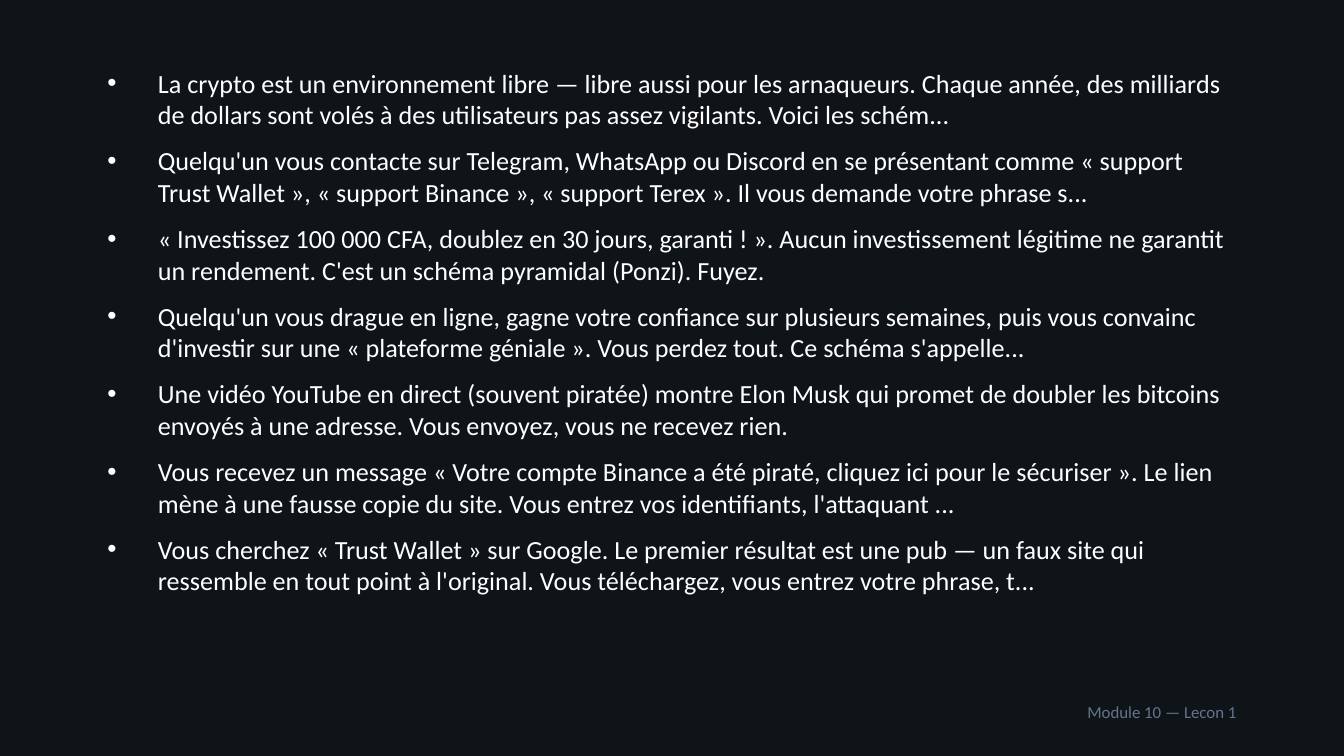
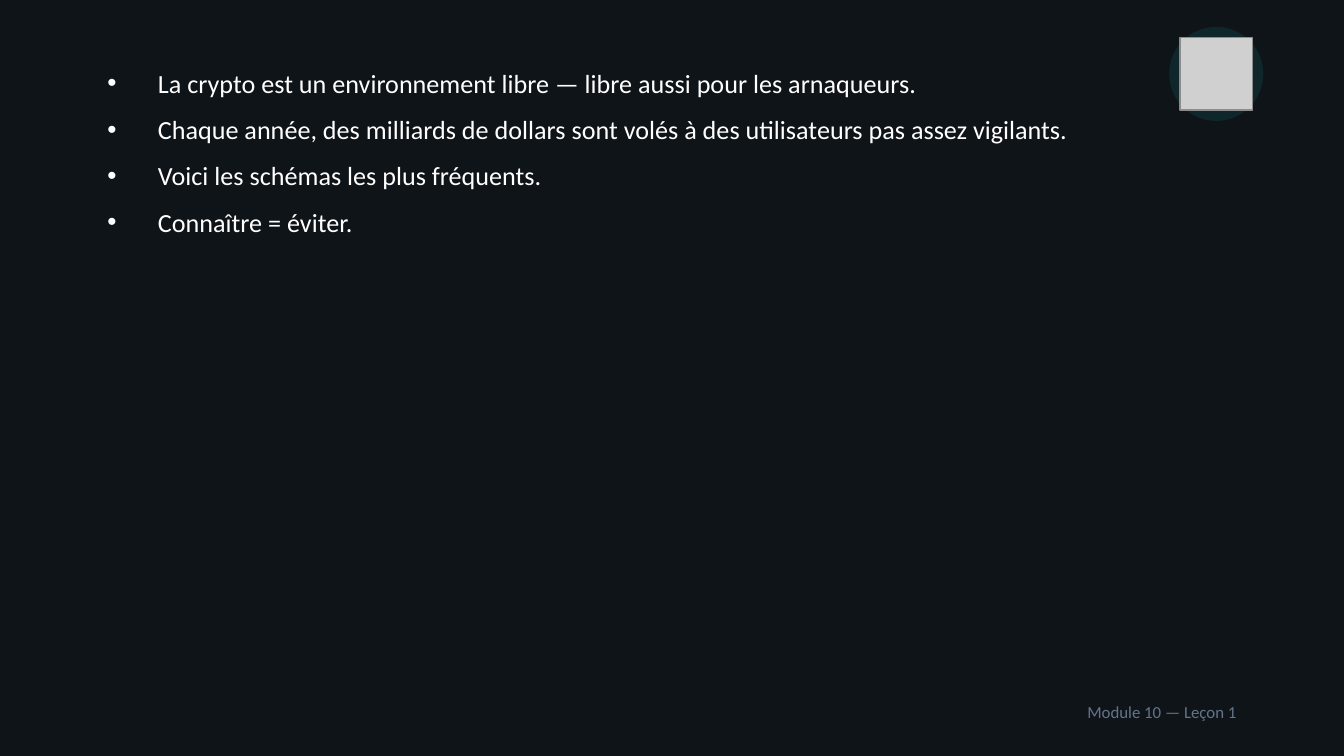
Before and after one commit to ooble27/acheter-tether-avec-terex, a slide deck: slide 4 of public/course-materials/pptx/Module-10-Sécurité-arnaques-phishing-bonnes-pratiques.pptx. Drawn at 1344x756 pixels with LibreOffice and Linux fonts; fonts in the diff are those of the drawing; grey boxes stand for pictures. Boxes give left, top, right and bottom in pixels: in the first picture for what was removed or moved away, otherwise in the second. Text is boxed around its words. In the diff, an @@ line names an element or a change of style, - is before the commit and + after.

Commit message:
feat(academy): redesign UX + enrich course materials with illustrations (#42)
- 4-view navigation (catalog → course → module → lesson) replacing accordion layout
- Color-coded module cards grid with progress rings and download buttons
- All 11 modules now have visually rich PPTX/PDF with embedded icons, varied layouts
- Added Module-02 (Sécurité et portefeuilles) materials

```diff
--- a/public/course-materials/pptx/Module-10-Sécurité-arnaques-phishing-bonnes-pratiques.pptx
+++ b/public/course-materials/pptx/Module-10-Sécurité-arnaques-phishing-bonnes-pratiques.pptx
@@ ellipse added at <box>1169,27,1263,121</box>, fill #14B8A6 at 12% opacity @@
@@ picture added at <box>1180,38,1253,110</box> @@
@@ text at <box>158,75,1067,232</box>: text changed @@
-• La crypto est un environnement libre — libre aussi pour les arnaqueurs. Chaque année, des milliards de dollars sont volés à des utilisateurs pas assez vigilants. Voici les schém...
-• Quelqu'un vous contacte sur Telegram, WhatsApp ou Discord en se présentant comme « support Trust Wallet », « support Binance », « support Terex ». Il vous demande votre phrase s...
-• « Investissez 100 000 CFA, doublez en 30 jours, garanti ! ». Aucun investissement légitime ne garantit un rendement. C'est un schéma pyramidal (Ponzi). Fuyez.
-• Quelqu'un vous drague en ligne, gagne votre confiance sur plusieurs semaines, puis vous convainc d'investir sur une « plateforme géniale ». Vous perdez tout. Ce schéma s'appelle...
-• Une vidéo YouTube en direct (souvent piratée) montre Elon Musk qui promet de doubler les bitcoins envoyés à une adresse. Vous envoyez, vous ne recevez rien.
-• Vous recevez un message « Votre compte Binance a été piraté, cliquez ici pour le sécuriser ». Le lien mène à une fausse copie du site. Vous entrez vos identifiants, l'attaquant ...
-• Vous cherchez « Trust Wallet » sur Google. Le premier résultat est une pub — un faux site qui ressemble en tout point à l'original. Vous téléchargez, vous entrez votre phrase, t...
+• La crypto est un environnement libre — libre aussi pour les arnaqueurs.
+• Chaque année, des milliards de dollars sont volés à des utilisateurs pas assez vigilants.
+• Voici les schémas les plus fréquents.
+• Connaître = éviter.
@@ text at <box>1087,706,1237,721</box>: text changed @@
-Module 10 — Lecon 1
+Module 10 — Leçon 1
```
Also in this commit, not shown: 22 other slides changed, 12 slides added, 23 other files.
